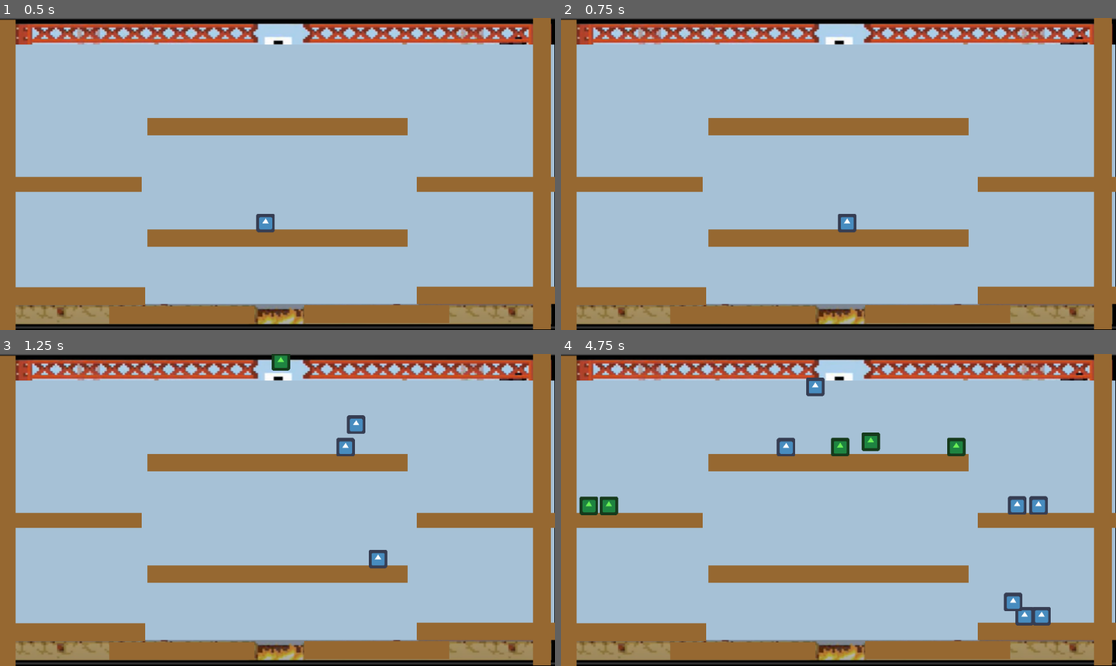
Above: before the commit, frames 1-4 (two rows, left to right).
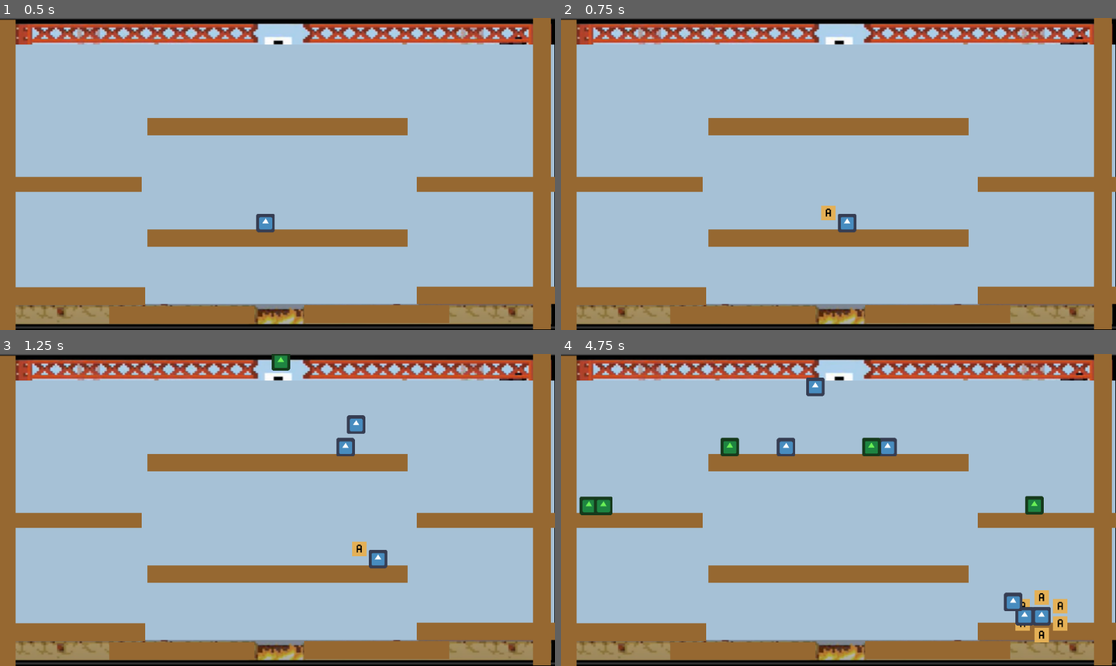
Above: after the commit, the same moments.

Repository: zhimingc/super_scrabble_box
Game: Godot game, scene res://Scenes/MainGame.tscn
Same seed, same stepped clock (60 frames per second), same inputs: the game is played once before the commit and once after it. The engine's default icon, where the game draws it, is replaced by a stand-in: a white triangle on a blue panel in a dark square.
Inputs:
- Up to frame 1 (0.5 s): no input
- Up to frame 2 (0.75 s): tap Enter at 0.5 s; hold Right (ui_right) from 0.53 s (still down); tap Q at 0.6 s
- Up to frame 3 (1.25 s): keep holding Right (ui_right); tap Space at 0.77, 0.8, 1.07 s
- Up to frame 4 (4.75 s): tap Space at 1.35, 1.52, 1.82, 2.3, 3.02, 3.32, 3.77, 3.8, 4.07, 4.35, 4.52 s; tap Q at 1.55, 2.1, 3.05, 3.6, 4.55 s; release Right (ui_right) at 2.03 s; hold Left (ui_left) 2.03-2.78 s; hold Right (ui_right) 2.78-4.28 s; tap E at 2.85 s; hold Left (ui_left) from 4.28 s (still down)

Frame 1 is identical in both runs. In frame 2, 0.1% of the frame differs, in the area x 46-50%, y 60-65%; in frame 3, 0.1%; in frame 4, 2.2%, in the area x 5-92%, y 25-93%.

Commit message:
Added letter hud

Diff:
--- a/Nodes/PlayerCharacter.tscn
+++ /dev/null
@@ -1,34 +0,0 @@
-[gd_scene load_steps=5 format=2]
-
-[ext_resource path="res://Scripts/PlayerCharacter.gd" type="Script" id=1]
-[ext_resource path="res://icon.png" type="Texture" id=2]
-
-[sub_resource type="SpriteFrames" id=1]
-animations = [ {
-"frames": [ ExtResource( 2 ) ],
-"loop": true,
-"name": "idle",
-"speed": 5.0
-} ]
-
-[sub_resource type="RectangleShape2D" id=2]
-
-[node name="PlayerCharacter" type="KinematicBody2D"]
-position = Vector2( 193.092, 422.928 )
-scale = Vector2( 0.5, 0.5 )
-script = ExtResource( 1 )
-__meta__ = {
-"_edit_group_": true
-}
-runSpeed = 25.0
-jumpForce = 675.0
-mass = 3.75
-drag = Vector2( 0.875, 0.95 )
-
-[node name="PC_Sprite" type="AnimatedSprite" parent="."]
-frames = SubResource( 1 )
-animation = "idle"
-
-[node name="PC_Collider" type="CollisionShape2D" parent="."]
-scale = Vector2( 2.4, 2.4 )
-shape = SubResource( 2 )
--- a/Nodes/BasicEnemy.tscn
+++ b/Objects/BasicEnemy.tscn
@@ -11,12 +11,13 @@
 "speed": 5.0
 } ]
 
-[sub_resource type="CircleShape2D" id=2]
+[sub_resource type="RectangleShape2D" id=2]
 
 [node name="BasicEnemy" type="KinematicBody2D" groups=[
 "enemy",
 ]]
 scale = Vector2( 0.5, 0.5 )
+collision_layer = 2
 script = ExtResource( 1 )
 
 [node name="AnimatedSprite" type="AnimatedSprite" parent="."]
--- a/Nodes/InGameHUD.tscn
+++ b/Objects/InGameHUD.tscn
@@ -1,7 +1,7 @@
 [gd_scene load_steps=3 format=2]
 
 [ext_resource path="res://Scripts/InGameHUD.gd" type="Script" id=1]
-[ext_resource path="res://Nodes/HUD_LetterElement.tscn" type="PackedScene" id=2]
+[ext_resource path="res://Objects/HUD_LetterElement.tscn" type="PackedScene" id=2]
 
 [node name="InGameHUD" type="Control"]
 anchor_right = 1.0
--- a/Nodes/LetterHeadHUD.tscn
+++ b/Objects/LetterHeadHUD.tscn
@@ -1,6 +1,7 @@
 [gd_scene load_steps=2 format=2]
 
-[ext_resource path="res://Nodes/HUD_LetterElement.tscn" type="PackedScene" id=1]
+[ext_resource path="res://Objects/HUD_LetterElement.tscn" type="PackedScene" id=1]
+
 
 [node name="LetterHeadHUD" type="Node2D"]
 
--- /dev/null
+++ b/Objects/PlayerCharacter.tscn
@@ -0,0 +1,70 @@
+[gd_scene load_steps=6 format=2]
+
+[ext_resource path="res://Scripts/PlayerCharacter.gd" type="Script" id=1]
+[ext_resource path="res://icon.png" type="Texture" id=2]
+[ext_resource path="res://Objects/HUD_LetterElement.tscn" type="PackedScene" id=3]
+
+[sub_resource type="SpriteFrames" id=1]
+animations = [ {
+"frames": [ ExtResource( 2 ) ],
+"loop": true,
+"name": "idle",
+"speed": 5.0
+} ]
+
+[sub_resource type="RectangleShape2D" id=2]
+
+[node name="PlayerCharacter" type="KinematicBody2D"]
+position = Vector2( 231.374, 444.92 )
+scale = Vector2( 0.5, 0.5 )
+script = ExtResource( 1 )
+runSpeed = 25.0
+jumpForce = 675.0
+mass = 3.75
+drag = Vector2( 0.875, 0.95 )
+
+[node name="PC_Sprite" type="AnimatedSprite" parent="."]
+frames = SubResource( 1 )
+animation = "idle"
+
+[node name="PC_Collider" type="CollisionShape2D" parent="."]
+scale = Vector2( 2.4, 2.4 )
+shape = SubResource( 2 )
+
+[node name="TextureRect" parent="." instance=ExtResource( 3 )]
+visible = false
+margin_left = -90.0
+margin_top = -60.0
+margin_right = -40.0
+margin_bottom = -10.0
+
+[node name="TextureRect2" parent="." instance=ExtResource( 3 )]
+visible = false
+margin_left = -25.0
+margin_top = -90.0
+margin_right = 25.0
+margin_bottom = -40.0
+
+[node name="TextureRect3" parent="." instance=ExtResource( 3 )]
+visible = false
+margin_left = 40.0
+margin_top = -60.0
+margin_right = 90.0
+margin_bottom = -10.0
+
+[node name="TextureRect5" parent="." instance=ExtResource( 3 )]
+visible = false
+margin_left = -90.0
+margin_right = -40.0
+
+[node name="TextureRect6" parent="." instance=ExtResource( 3 )]
+visible = false
+margin_left = -25.0
+margin_top = 40.0
+margin_right = 25.0
+margin_bottom = 90.0
+
+[node name="TextureRect4" parent="." instance=ExtResource( 3 )]
+visible = false
+margin_left = 40.0
+margin_right = 90.0
--- a/Scenes/Level_0.tscn
+++ b/Scenes/Level_0.tscn
@@ -2,9 +2,10 @@
 
 [ext_resource path="res://Textures/supercratebox_ref.png" type="Texture" id=1]
 [ext_resource path="res://Textures/square_small.png" type="Texture" id=2]
-[ext_resource path="res://Nodes/Platform.tscn" type="PackedScene" id=3]
-[ext_resource path="res://Nodes/InGameHUD.tscn" type="PackedScene" id=4]
-[ext_resource path="res://Nodes/HUD_LetterElement.tscn" type="PackedScene" id=5]
+[ext_resource path="res://Objects/Platform.tscn" type="PackedScene" id=3]
+[ext_resource path="res://Objects/InGameHUD.tscn" type="PackedScene" id=4]
+[ext_resource path="res://Objects/HUD_LetterElement.tscn" type="PackedScene" id=5]
+
 
 [node name="Level_0" type="Node2D"]
 
--- a/Scenes/MainGame.tscn
+++ b/Scenes/MainGame.tscn
@@ -1,8 +1,8 @@
 [gd_scene load_steps=5 format=2]
 
 [ext_resource path="res://Scripts/MainGame.gd" type="Script" id=1]
-[ext_resource path="res://Nodes/PlayerCharacter.tscn" type="PackedScene" id=2]
-[ext_resource path="res://Nodes/BasicEnemy.tscn" type="PackedScene" id=3]
+[ext_resource path="res://Objects/PlayerCharacter.tscn" type="PackedScene" id=2]
+[ext_resource path="res://Objects/BasicEnemy.tscn" type="PackedScene" id=3]
 [ext_resource path="res://Scenes/Level_0.tscn" type="PackedScene" id=4]
 
 [node name="MainGame" type="Node2D"]
--- a/Scripts/MainGame.gd
+++ b/Scripts/MainGame.gd
@@ -13,6 +13,9 @@
 				debug_spawn_player()
 			if event.scancode == KEY_E:
 				spawn_enemy()
+			if event.scancode == KEY_Q:
+				if $PlayerCharacter.can_take_letter():
+					$PlayerCharacter.add_letter("A")
 
 func debug_spawn_player():
 	var newPlayer = Player.instance()
--- a/Scripts/PlayerCharacter.gd
+++ b/Scripts/PlayerCharacter.gd
@@ -10,10 +10,22 @@
 var acceleration = Vector2()
 var velocity = Vector2()
 var grav_suppress = 0.0
+var letterHud = []
+var letterSlot = []
+
+class LetterSlot:
+	var inUse : bool
+	var letter: String
 
 # Called when the node enters the scene tree for the first time.
 func _ready():
 	velocity = Vector2.ZERO
+	for x in get_children():
+		if x.name.find("TextureRect") != -1:
+			letterHud.push_back(x)
+			var newSlot = LetterSlot.new()
+			newSlot.inUse = false
+			letterSlot.push_back(newSlot)
 
 # Called every frame. 'delta' is the elapsed time since the previous frame.
 func _physics_process(delta):
@@ -54,3 +66,19 @@
 
 func die():
 	queue_free()
+
+func can_take_letter():
+	return get_valid_slot() != -1
+
+func add_letter(letter):
+	var idx = get_valid_slot()
+	letterSlot[idx].inUse = true
+	letterSlot[idx].letter = letter
+	letterHud[idx].visible = true
+	letterHud[idx].get_node("Label").text = letter
+
+func get_valid_slot():
+	for i in letterSlot.size():
+		if letterSlot[i].inUse == false:
+			return i
+	return -1
Renamed: Nodes/HUD_LetterElement.tscn -> Objects/HUD_LetterElement.tscn
Renamed: Nodes/Platform.tscn -> Objects/Platform.tscn
